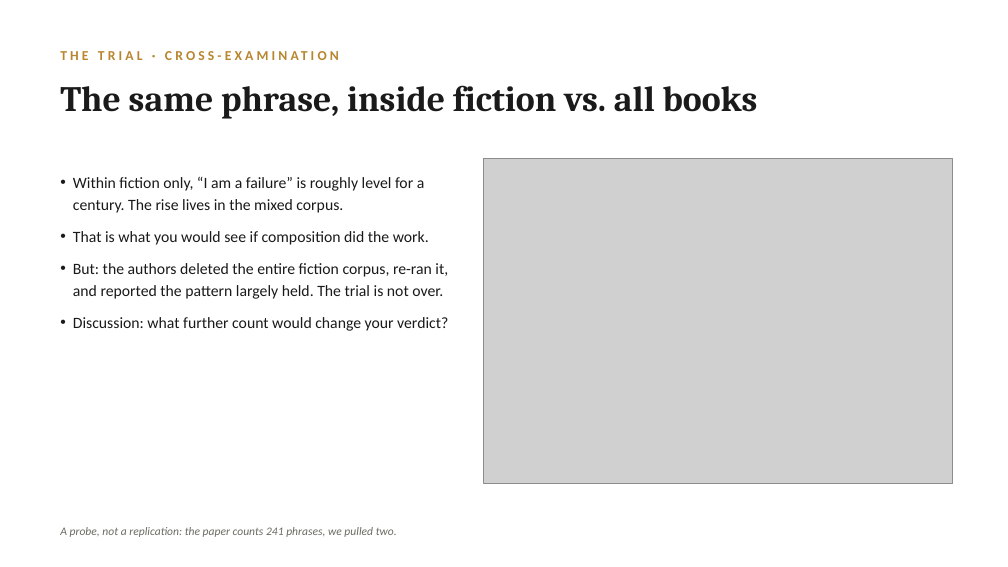
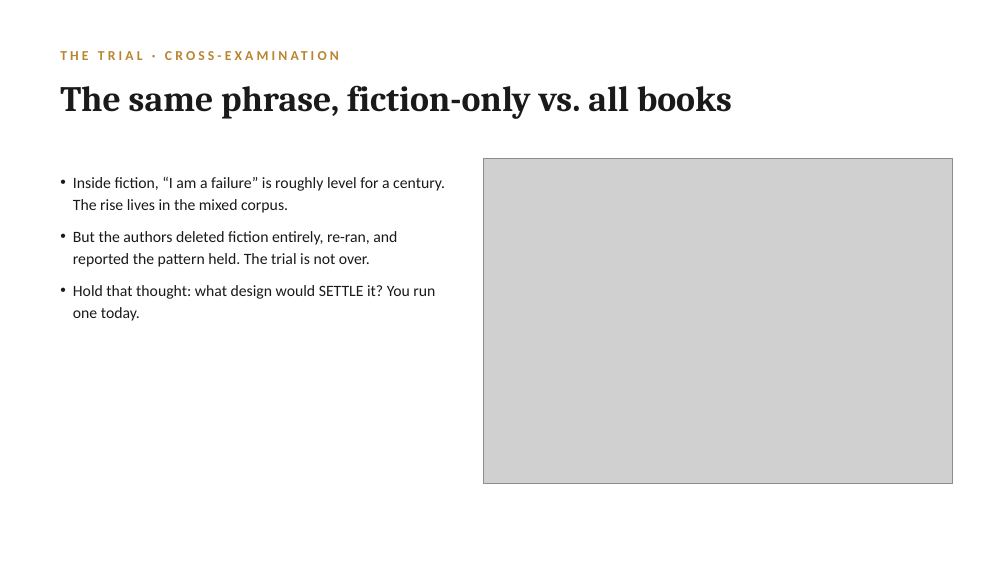
Before and after one commit to lucianli123/culture-as-data-2026, a slide deck: slide 6 of slides/week-02-lecture-draft.pptx (slide 5 before the commit). Drawn at 1008x567 pixels with LibreOffice and Linux fonts; fonts in the diff are those of the drawing; grey boxes stand for pictures. Boxes give left, top, right and bottom in pixels: in the first picture for what was removed or moved away, otherwise in the second. Text is boxed around its words. In the diff, an @@ line names an element or a change of style, - is before the commit and + after.

Commit message:
Week 2 lecture deck rebuilt: Bollen-spine (trial + live replication figure), three-questions statistics audit, discussion slides on counting/vectors/statistical truth

```diff
--- a/slides/week-02-lecture-draft.pptx
+++ b/slides/week-02-lecture-draft.pptx
@@ text at <box>60,85,732,119</box>: text changed @@
-The same phrase, inside fiction vs. all books
+The same phrase, fiction-only vs. all books
@@ text at <box>73,177,445,321</box>: text changed @@
-• Within fiction only, “I am a failure” is roughly level for a century. The rise lives in the mixed corpus.
-• That is what you would see if composition did the work.
-• But: the authors deleted the entire fiction corpus, re-ran it, and reported the pattern largely held. The trial is not over.
-• Discussion: what further count would change your verdict?
+• Inside fiction, “I am a failure” is roughly level for a century. The rise lives in the mixed corpus.
+• But the authors deleted fiction entirely, re-ran, and reported the pattern held. The trial is not over.
+• Hold that thought: what design would SETTLE it? You run one today.
@@ text removed at <box>60,527,397,537</box> @@
-A probe, not a replication: the paper counts 241 phrases, we pulled two.
```
Also in this commit, not shown: 5 other slides changed, 10 slides added, 12 slides removed.
